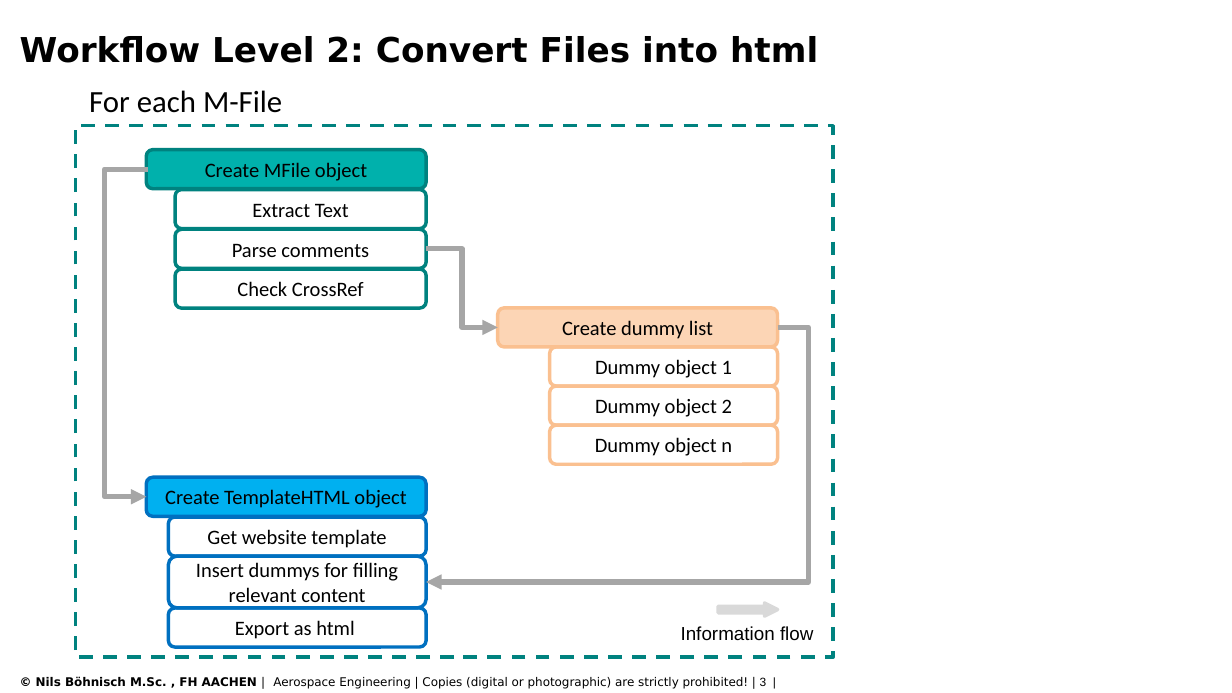
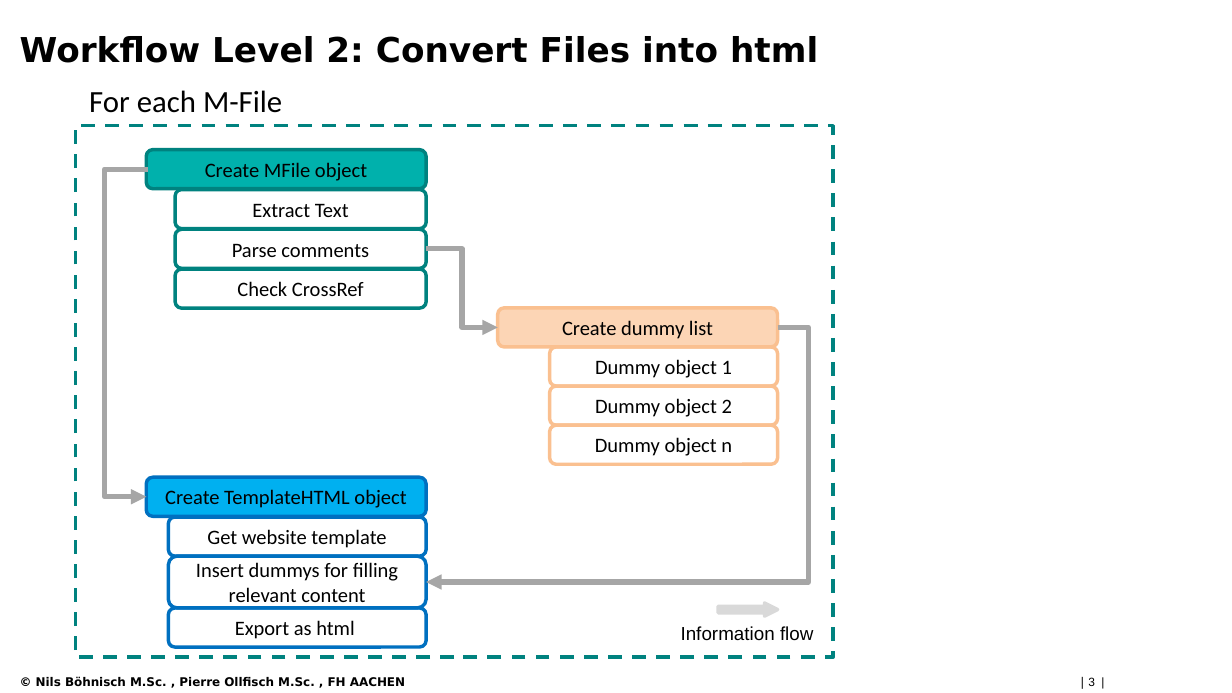
Before and after one commit to nilsBoeAc/m2docgen, a slide deck: slide 3 of help/m2doc_Workflow_V100_21-06-17.pptx. Drawn at 1232x693 pixels with LibreOffice and Linux fonts; fonts in the diff are those of the drawing; background and template pictures are left out. Boxes give left, top, right and bottom in pixels: in the first picture for what was removed or moved away, otherwise in the second. Text is boxed around its words. In the diff, an @@ line names an element or a change of style, - is before the commit and + after.

```diff
--- a/help/m2doc_Workflow_V100_21-06-17.pptx
+++ b/help/m2doc_Workflow_V100_21-06-17.pptx
@@ text at bbox=[36, 677, 1095, 686]: text changed; bold on @@
-© Nils Böhnisch M.Sc. , FH AACHEN | Aerospace Engineering | Copies (digital or photographic) are strictly prohibited! | 3 |
+© Nils Böhnisch M.Sc. , Pierre Ollfisch M.Sc. , FH AACHEN | 3 |
```
Also in this commit, not shown: 4 other slides changed, 3 other files.
